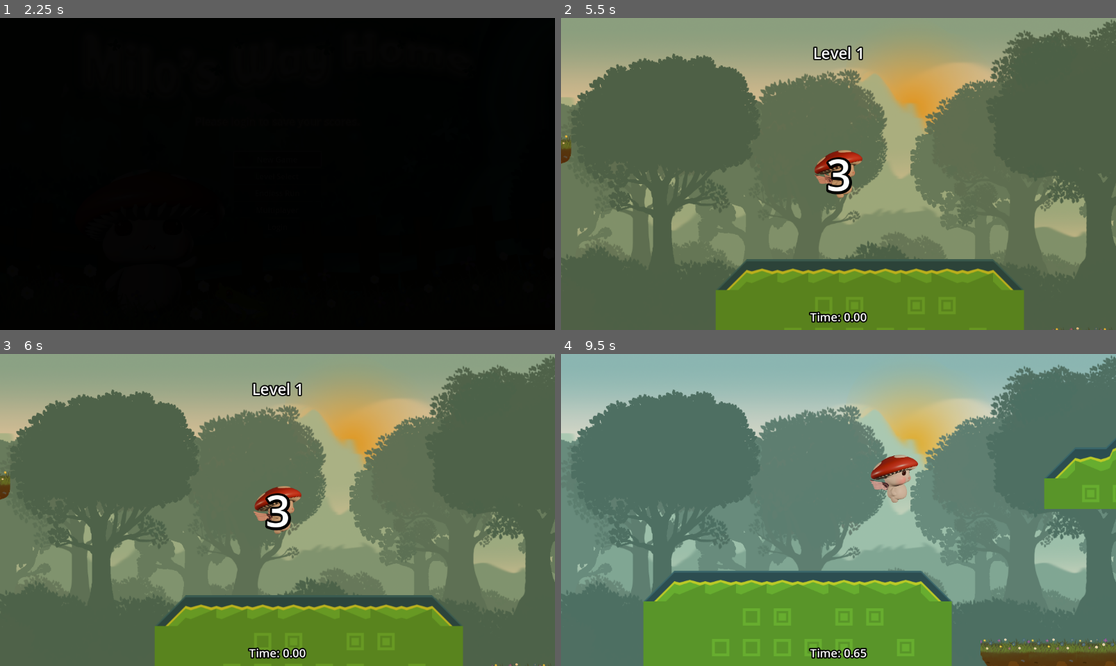
Above: before the commit, frames 1-4 (two rows, left to right).
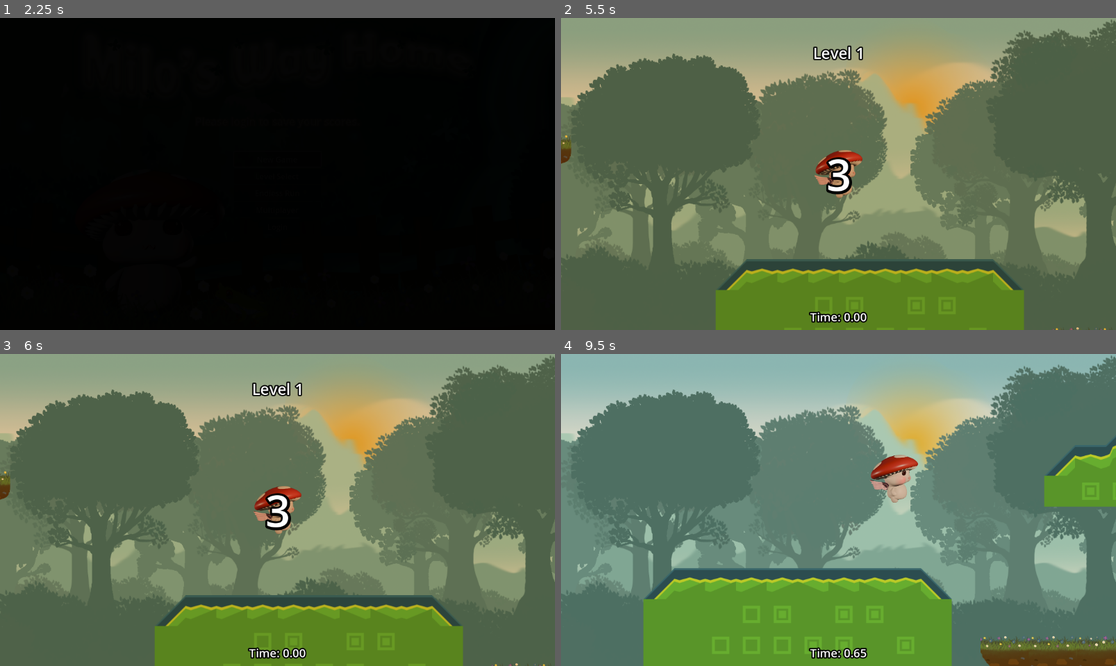
Above: after the commit, the same moments.

Repository: dustngroh/CapstoneProject
Game: Godot game, scene res://scenes/main/Game.tscn
The game is run twice, just before and just after one commit, with the same random seed, the same clock (stepped at 60 frames per second) and the same inputs.
Inputs:
- Up to frame 1 (2.25 s): tap Enter at 0.5 s; hold Right (walk_right) 0.53-1.25 s; tap Space (jump) at 0.6, 0.77, 1.07 s; click "New Game" at 1.25 s; click "New Game" at 2 s
- Up to frame 2 (5.5 s): hold Right (walk_right) 2.78-3.53 s; tap Space (jump) at 2.85, 3.02, 3.32, 3.6, 4.35, 4.52, 4.82, 5.1, 5.27 s; hold Left (walk_left) 3.53-4.28 s; hold Right (walk_right) from 4.28 s (still down)
- Up to frame 3 (6 s): tap Space (jump) at 5.57, 5.85 s; release Right (walk_right) at 5.78 s; hold Left (walk_left) from 5.78 s (still down)
- Up to frame 4 (9.5 s): tap Space (jump) at 6.02, 6.32, 6.6, 7.35, 7.52, 7.82, 8, 8.1, 8.27, 8.57, 8.85, 9.02, 9.32 s; release Left (walk_left) at 6.53 s; hold Right (walk_right) 6.53-7.28 s; hold Left (walk_left) 7.28-8.78 s; hold Right (walk_right) from 8.78 s (still down)

Frame 1 is identical in both runs. In frame 2, 0.1% of the frame differs, in the area x 45-55%, y 42-58%; in frame 3, 0.1%; in frame 4, 2.6%, in the area x 14-100%, y 26-100%.

Commit message:
Update player collision, cleanup files.

Diff:
--- a/run-game/scenes/entities/characters/player/character_body_2d.gd
+++ b/run-game/scenes/entities/characters/player/character_body_2d.gd
@@ -82,6 +82,7 @@
 	# Determine animation state
 	if !is_on_floor():
 		$AnimatedSprite2D.play("jumping")  # Play jump animation when airborne
+		$AnimatedSprite2D.speed_scale = 1.0
 	#elif Input.is_action_pressed("hold_down"):
 		#$AnimatedSprite2D.play("down")  # Play crouch animation
 	elif dir != 0:
--- a/run-game/scenes/entities/characters/player/character_body_2d.tscn
+++ b/run-game/scenes/entities/characters/player/character_body_2d.tscn
@@ -1,11 +1,6 @@
-[gd_scene load_steps=78 format=3 uid="uid://bh68ke5pd617u"]
+[gd_scene load_steps=37 format=3 uid="uid://bh68ke5pd617u"]
 
 [ext_resource type="Script" path="res://scenes/entities/characters/player/character_body_2d.gd" id="1_ll5kr"]
-[ext_resource type="Texture2D" uid="uid://drjo7l3oubjxa" path="res://assets/character/mushroom_character_side.png" id="2_yeftb"]
-[ext_resource type="Texture2D" uid="uid://g5nrjet5pv20" path="res://assets/character/mushroom_character_down_terribleversion.png" id="3_fik6o"]
-[ext_resource type="Texture2D" uid="uid://unpom05ptbn6" path="res://assets/character/mush_jump.png" id="4_25wr1"]
-[ext_resource type="Texture2D" uid="uid://5n4sh6pdnety" path="res://assets/character/mush_walk.png" id="4_kx6kq"]
-[ext_resource type="Texture2D" uid="uid://dp7kwx0ioaiqh" path="res://assets/character/Walk_1.png" id="5_w4lio"]
 [ext_resource type="Texture2D" uid="uid://dcil3oke48yji" path="res://assets/character/Jump.png" id="5_xnvap"]
 [ext_resource type="Texture2D" uid="uid://d1v64t5lc00ly" path="res://assets/character/walk_redo.png" id="8_v1mvy"]
 [ext_resource type="AudioStream" uid="uid://haaebf05b6g1" path="res://assets/audio/sounds/jar-pop.wav" id="9_we22s"]
@@ -70,150 +65,6 @@
 atlas = ExtResource("5_xnvap")
 region = Rect2(900, 500, 200, 200)
 
-[sub_resource type="AtlasTexture" id="AtlasTexture_vb5hm"]
-atlas = ExtResource("5_w4lio")
-region = Rect2(24, 6, 200, 200)
-
-[sub_resource type="AtlasTexture" id="AtlasTexture_qp07r"]
-atlas = ExtResource("5_w4lio")
-region = Rect2(272, 6, 200, 200)
-
-[sub_resource type="AtlasTexture" id="AtlasTexture_mn21f"]
-atlas = ExtResource("5_w4lio")
-region = Rect2(520, 6, 200, 200)
-
-[sub_resource type="AtlasTexture" id="AtlasTexture_mgb0s"]
-atlas = ExtResource("5_w4lio")
-region = Rect2(768, 6, 200, 200)
-
-[sub_resource type="AtlasTexture" id="AtlasTexture_xsveh"]
-atlas = ExtResource("5_w4lio")
-region = Rect2(24, 206, 200, 200)
-
-[sub_resource type="AtlasTexture" id="AtlasTexture_6r3xx"]
-atlas = ExtResource("5_w4lio")
-region = Rect2(272, 206, 200, 200)
-
-[sub_resource type="AtlasTexture" id="AtlasTexture_nsda7"]
-atlas = ExtResource("5_w4lio")
-region = Rect2(520, 206, 200, 200)
-
-[sub_resource type="AtlasTexture" id="AtlasTexture_037kp"]
-atlas = ExtResource("5_w4lio")
-region = Rect2(768, 206, 200, 200)
-
-[sub_resource type="AtlasTexture" id="AtlasTexture_v0sus"]
-atlas = ExtResource("5_w4lio")
-region = Rect2(24, 406, 200, 200)
-
-[sub_resource type="AtlasTexture" id="AtlasTexture_c662w"]
-atlas = ExtResource("5_w4lio")
-region = Rect2(272, 406, 200, 200)
-
-[sub_resource type="AtlasTexture" id="AtlasTexture_bhgc7"]
-atlas = ExtResource("5_w4lio")
-region = Rect2(520, 406, 200, 200)
-
-[sub_resource type="AtlasTexture" id="AtlasTexture_2o1l7"]
-atlas = ExtResource("5_w4lio")
-region = Rect2(768, 406, 200, 200)
-
-[sub_resource type="AtlasTexture" id="AtlasTexture_50aqa"]
-atlas = ExtResource("5_w4lio")
-region = Rect2(24, 606, 200, 200)
-
-[sub_resource type="AtlasTexture" id="AtlasTexture_ttks2"]
-atlas = ExtResource("5_w4lio")
-region = Rect2(272, 606, 200, 200)
-
-[sub_resource type="AtlasTexture" id="AtlasTexture_ef4af"]
-atlas = ExtResource("5_w4lio")
-region = Rect2(520, 606, 200, 200)
-
-[sub_resource type="AtlasTexture" id="AtlasTexture_xgnrh"]
-atlas = ExtResource("5_w4lio")
-region = Rect2(768, 606, 200, 200)
-
-[sub_resource type="AtlasTexture" id="AtlasTexture_wuhk7"]
-atlas = ExtResource("5_w4lio")
-region = Rect2(24, 806, 200, 200)
-
-[sub_resource type="AtlasTexture" id="AtlasTexture_7a10v"]
-atlas = ExtResource("5_w4lio")
-region = Rect2(272, 806, 200, 200)
-
-[sub_resource type="AtlasTexture" id="AtlasTexture_tw8g6"]
-atlas = ExtResource("5_w4lio")
-region = Rect2(24, 6, 200, 200)
-
-[sub_resource type="AtlasTexture" id="AtlasTexture_dabei"]
-atlas = ExtResource("5_w4lio")
-region = Rect2(272, 6, 200, 200)
-
-[sub_resource type="AtlasTexture" id="AtlasTexture_455qa"]
-atlas = ExtResource("5_w4lio")
-region = Rect2(520, 6, 200, 200)
-
-[sub_resource type="AtlasTexture" id="AtlasTexture_wynsp"]
-atlas = ExtResource("5_w4lio")
-region = Rect2(768, 6, 200, 200)
-
-[sub_resource type="AtlasTexture" id="AtlasTexture_d7nq1"]
-atlas = ExtResource("5_w4lio")
-region = Rect2(24, 206, 200, 200)
-
-[sub_resource type="AtlasTexture" id="AtlasTexture_01v7i"]
-atlas = ExtResource("5_w4lio")
-region = Rect2(272, 206, 200, 200)
-
-[sub_resource type="AtlasTexture" id="AtlasTexture_3pr58"]
-atlas = ExtResource("5_w4lio")
-region = Rect2(520, 206, 200, 200)
-
-[sub_resource type="AtlasTexture" id="AtlasTexture_qyurp"]
-atlas = ExtResource("5_w4lio")
-region = Rect2(768, 206, 200, 200)
-
-[sub_resource type="AtlasTexture" id="AtlasTexture_bkcu4"]
-atlas = ExtResource("5_w4lio")
-region = Rect2(24, 406, 200, 200)
-
-[sub_resource type="AtlasTexture" id="AtlasTexture_vsce0"]
-atlas = ExtResource("5_w4lio")
-region = Rect2(272, 406, 200, 200)
-
-[sub_resource type="AtlasTexture" id="AtlasTexture_1hgls"]
-atlas = ExtResource("5_w4lio")
-region = Rect2(520, 406, 200, 200)
-
-[sub_resource type="AtlasTexture" id="AtlasTexture_2g2ff"]
-atlas = ExtResource("5_w4lio")
-region = Rect2(768, 406, 200, 200)
-
-[sub_resource type="AtlasTexture" id="AtlasTexture_dwxbm"]
-atlas = ExtResource("5_w4lio")
-region = Rect2(24, 606, 200, 200)
-
-[sub_resource type="AtlasTexture" id="AtlasTexture_8cick"]
-atlas = ExtResource("5_w4lio")
-region = Rect2(272, 606, 200, 200)
-
-[sub_resource type="AtlasTexture" id="AtlasTexture_i84t3"]
-atlas = ExtResource("5_w4lio")
-region = Rect2(520, 606, 200, 200)
-
-[sub_resource type="AtlasTexture" id="AtlasTexture_tf0fq"]
-atlas = ExtResource("5_w4lio")
-region = Rect2(768, 606, 200, 200)
-
-[sub_resource type="AtlasTexture" id="AtlasTexture_rj7ac"]
-atlas = ExtResource("5_w4lio")
-region = Rect2(24, 806, 200, 200)
-
-[sub_resource type="AtlasTexture" id="AtlasTexture_pqqqi"]
-atlas = ExtResource("5_w4lio")
-region = Rect2(272, 806, 200, 200)
-
 [sub_resource type="AtlasTexture" id="AtlasTexture_6kxuw"]
 atlas = ExtResource("8_v1mvy")
 region = Rect2(0, 0, 200, 200)
@@ -276,30 +127,6 @@
 
 [sub_resource type="SpriteFrames" id="SpriteFrames_1huyh"]
 animations = [{
-"frames": [{
-"duration": 1.0,
-"texture": ExtResource("2_yeftb")
-}],
-"loop": true,
-"name": &"default",
-"speed": 5.0
-}, {
-"frames": [{
-"duration": 1.0,
-"texture": ExtResource("3_fik6o")
-}],
-"loop": true,
-"name": &"down",
-"speed": 5.0
-}, {
-"frames": [{
-"duration": 1.0,
-"texture": ExtResource("4_25wr1")
-}],
-"loop": true,
-"name": &"jump",
-"speed": 5.0
-}, {
 "frames": [{
 "duration": 1.0,
 "texture": SubResource("AtlasTexture_kuhvw")
@@ -348,184 +175,7 @@
 }],
 "loop": true,
 "name": &"jumping",
-"speed": 18.0
-}, {
-"frames": [{
-"duration": 1.0,
-"texture": SubResource("AtlasTexture_vb5hm")
-}, {
-"duration": 1.0,
-"texture": SubResource("AtlasTexture_qp07r")
-}, {
-"duration": 1.0,
-"texture": SubResource("AtlasTexture_mn21f")
-}, {
-"duration": 1.0,
-"texture": SubResource("AtlasTexture_mgb0s")
-}, {
-"duration": 1.0,
-"texture": SubResource("AtlasTexture_xsveh")
-}, {
-"duration": 1.0,
-"texture": SubResource("AtlasTexture_6r3xx")
-}, {
-"duration": 1.0,
-"texture": SubResource("AtlasTexture_nsda7")
-}, {
-"duration": 1.0,
-"texture": SubResource("AtlasTexture_037kp")
-}, {
-"duration": 1.0,
-"texture": SubResource("AtlasTexture_v0sus")
-}, {
-"duration": 1.0,
-"texture": SubResource("AtlasTexture_c662w")
-}, {
-"duration": 1.0,
-"texture": SubResource("AtlasTexture_bhgc7")
-}, {
-"duration": 1.0,
-"texture": SubResource("AtlasTexture_2o1l7")
-}, {
-"duration": 1.0,
-"texture": SubResource("AtlasTexture_50aqa")
-}, {
-"duration": 1.0,
-"texture": SubResource("AtlasTexture_ttks2")
-}, {
-"duration": 1.0,
-"texture": SubResource("AtlasTexture_ef4af")
-}, {
-"duration": 1.0,
-"texture": SubResource("AtlasTexture_xgnrh")
-}, {
-"duration": 1.0,
-"texture": SubResource("AtlasTexture_wuhk7")
-}, {
-"duration": 1.0,
-"texture": SubResource("AtlasTexture_7a10v")
-}],
-"loop": true,
-"name": &"new_animation",
-"speed": 10.0
-}, {
-"frames": [{
-"duration": 1.0,
-"texture": SubResource("AtlasTexture_tw8g6")
-}, {
-"duration": 1.0,
-"texture": SubResource("AtlasTexture_dabei")
-}, {
-"duration": 1.0,
-"texture": SubResource("AtlasTexture_455qa")
-}, {
-"duration": 1.0,
-"texture": SubResource("AtlasTexture_wynsp")
-}, {
-"duration": 1.0,
-"texture": SubResource("AtlasTexture_d7nq1")
-}, {
-"duration": 1.0,
-"texture": SubResource("AtlasTexture_01v7i")
-}, {
-"duration": 1.0,
-"texture": SubResource("AtlasTexture_3pr58")
-}, {
-"duration": 1.0,
-"texture": SubResource("AtlasTexture_qyurp")
-}, {
-"duration": 1.0,
-"texture": SubResource("AtlasTexture_bkcu4")
-}, {
-"duration": 1.0,
-"texture": SubResource("AtlasTexture_vsce0")
-}, {
-"duration": 1.0,
-"texture": SubResource("AtlasTexture_1hgls")
-}, {
-"duration": 1.0,
-"texture": SubResource("AtlasTexture_2g2ff")
-}, {
-"duration": 1.0,
-"texture": SubResource("AtlasTexture_dwxbm")
-}, {
-"duration": 1.0,
-"texture": SubResource("AtlasTexture_8cick")
-}, {
-"duration": 1.0,
-"texture": SubResource("AtlasTexture_i84t3")
-}, {
-"duration": 1.0,
-"texture": SubResource("AtlasTexture_tf0fq")
-}, {
-"duration": 1.0,
-"texture": SubResource("AtlasTexture_rj7ac")
-}, {
-"duration": 1.0,
-"texture": SubResource("AtlasTexture_pqqqi")
-}, {
-"duration": 1.0,
-"texture": SubResource("AtlasTexture_rj7ac")
-}, {
-"duration": 1.0,
-"texture": SubResource("AtlasTexture_tf0fq")
-}, {
-"duration": 1.0,
-"texture": SubResource("AtlasTexture_i84t3")
-}, {
-"duration": 1.0,
-"texture": SubResource("AtlasTexture_8cick")
-}, {
-"duration": 1.0,
-"texture": SubResource("AtlasTexture_dwxbm")
-}, {
-"duration": 1.0,
-"texture": SubResource("AtlasTexture_2g2ff")
-}, {
-"duration": 1.0,
-"texture": SubResource("AtlasTexture_1hgls")
-}, {
-"duration": 1.0,
-"texture": SubResource("AtlasTexture_vsce0")
-}, {
-"duration": 1.0,
-"texture": SubResource("AtlasTexture_bkcu4")
-}, {
-"duration": 1.0,
-"texture": SubResource("AtlasTexture_qyurp")
-}, {
-"duration": 1.0,
-"texture": SubResource("AtlasTexture_3pr58")
-}, {
-"duration": 1.0,
-"texture": SubResource("AtlasTexture_01v7i")
-}, {
-"duration": 1.0,
-"texture": SubResource("AtlasTexture_d7nq1")
-}, {
-"duration": 1.0,
-"texture": SubResource("AtlasTexture_wynsp")
-}, {
-"duration": 1.0,
-"texture": SubResource("AtlasTexture_455qa")
-}, {
-"duration": 1.0,
-"texture": SubResource("AtlasTexture_dabei")
-}],
-"loop": true,
-"name": &"new_walk",
-"speed": 10.0
-}, {
-"frames": [{
-"duration": 1.0,
-"texture": ExtResource("4_kx6kq")
-}, {
-"duration": 1.0,
-"texture": ExtResource("2_yeftb")
-}],
-"loop": true,
-"name": &"walk",
-"speed": 5.0
+"speed": 12.0
 }, {
 "frames": [{
 "duration": 1.0,
@@ -580,7 +230,7 @@
 
 [sub_resource type="CapsuleShape2D" id="CapsuleShape2D_ylba3"]
 radius = 35.0
-height = 98.0
+height = 90.0
 
 [node name="CharacterBody2D" type="CharacterBody2D" groups=["player"]]
 floor_max_angle = 0.802851
@@ -595,16 +245,17 @@
 sprite_frames = SubResource("SpriteFrames_1huyh")
 animation = &"walking"
 autoplay = "jumping"
-frame_progress = 0.67686
+frame_progress = 0.864066
 
 [node name="CoyoteTimer" type="Timer" parent="."]
 one_shot = true
 
 [node name="CollisionShape2D" type="CollisionShape2D" parent="."]
+position = Vector2(0, -1)
 shape = SubResource("CapsuleShape2D_ylba3")
 
 [node name="JumpSound" type="AudioStreamPlayer" parent="."]
 stream = ExtResource("9_we22s")
-volume_db = 10.0
+volume_db = 5.0
 
 [connection signal="timeout" from="CoyoteTimer" to="." method="_on_coyote_timer_timeout"]
--- a/run-game/scenes/levels/multiplayer_levels/multiplayer_level_1.tscn
+++ b/run-game/scenes/levels/multiplayer_levels/multiplayer_level_1.tscn
@@ -11,6 +11,6 @@
 [node name="SpawnPoint" parent="." index="2"]
 position = Vector2(115.58, 441.015)
 
-[node name="TileMapLayer" parent="." index="5"]
+[node name="TileMapLayer" parent="." index="6"]
 tile_map_data = PackedByteArray("AAAAAAkAAAAEAAYAAAABAAkAAAAEAAYAAAACAAkAAAAEAAYAAAADAAkAAAAEAAYAAAAEAAkAAAAEAAYAAAAFAA …(208 unchanged characters)…
 tile_set = ExtResource("2_0g68l")
--- a/run-game/scenes/levels/multiplayer_levels/multiplayer_level_2.tscn
+++ b/run-game/scenes/levels/multiplayer_levels/multiplayer_level_2.tscn
@@ -12,6 +12,6 @@
 [node name="SpawnPoint" parent="." index="2"]
 position = Vector2(56.2808, 452.203)
 
-[node name="TileMapLayer" parent="." index="5"]
+[node name="TileMapLayer" parent="." index="6"]
 tile_map_data = PackedByteArray("AAAAAAkAAAAHAAEAAAABAAkAAAAIAAEAAAAFAAsAAAAHAAIAAAAGAAsAAAAIAAIAAAAKAAkAAAAHAAEAAAALAAkAAAAIAAEAAAAPAAoAAAAHAAIAAAAQAAoAAAAIAAIAAAA=")
 tile_set = ExtResource("2_w1p1a")
Binary file removed: run-game/assets/character/Walk.png
Not shown, removed: run-game/assets/character/Walk.png.import
Binary file removed: run-game/assets/character/Walk_1.png
Not shown, removed: run-game/assets/character/Walk_1.png.import
Binary file removed: run-game/assets/character/mush_walk.png
Not shown, removed: run-game/assets/character/mush_walk.png.import
Binary file removed: run-game/assets/character/mushroom_character_down_terribleversion.png
Not shown, removed: run-game/assets/character/mushroom_character_down_terribleversion.png.import
Not shown, changed: docs/index.html
Not shown, changed: docs/index.js
Not shown, changed: docs/index.pck
Not shown, changed: docs/index.wasm
